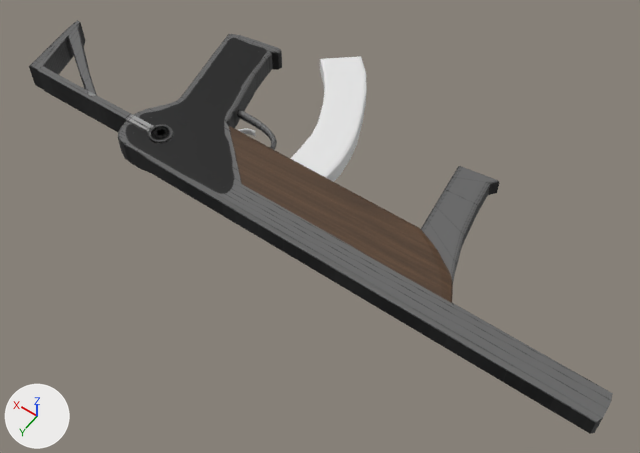
The Blender file Assault Rifle/assault_rifle.blend as it was, and as the next commit left it.
One viewpoint serves both versions: a camera (50 mm lens) standing at (-4.91, 6.93, 9.42) and looking at (-0.32, 0.49, -0.69). The axes (+X, +Y, +Z) are drawn at lower left. The lights are the same throughout.

In view in the first picture: 'Clip', 'Gun'.
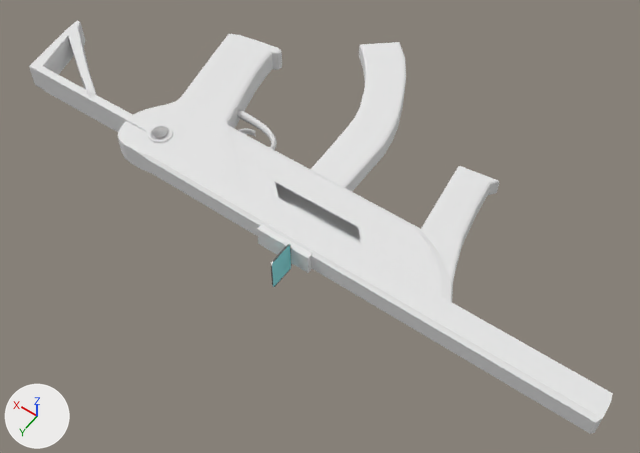
The newer file is also turned or shifted as a whole; pictures and numbers use the older file's frame.

Boxes [x1, y1, x2, y2] around the edits, measured in the pictures (640 x 453 px):
'Clip', reshaped: before [290, 56, 367, 182]; after [311, 42, 406, 191]
'Sight', added: after [257, 224, 312, 287]
'Plane', added (cyan): after [272, 245, 291, 287]
part 2 of me_cube_002, added: after [237, 139, 451, 302]
part 3 of me_cube_002, added: after [151, 152, 611, 434]
part 4 of me_cube_002, recoloured (grey to white): [29, 21, 613, 433] in both

What changed in the scene script:
```text
Add mat_gun_mag:
    mat_gun_mag = diffuse_material('gun mag')
    mat_gun_mag.base_color = (0.8, 0.8, 0.8)  # white #e7e7e7
Add mat_sight_screen:
    mat_sight_screen = diffuse_material('sight screen')
    mat_sight_screen.base_color = (0.281, 0.755, 0.774)  # cyan #90e1e4
Change me_cube_003:
    used by ob_clip; location = (0.06, 0.83, 0.0); scale = (0.303, 0.303, 0.15)
    remove me_cube_003.from_pydata(...)  # 176 vertices, 166 faces; spans x -1.11..3.88, y -9.67..0.74, z -1.0..1.0
    add me_cube_003.from_pydata(...)  # 176 vertices, 164 faces; spans x -2.15..2.79, y -11.68..-1.44, z -1.02..1.18
    me_cube_003 part 1: 176 vertices removed from x -1.11..3.88, y -9.67..0.74, z -1.0..1.0; 176 vertices added at x -2.15..2.79, y -11.68..-1.44, z -1.02..1.18
    add me_cube_003.materials.append(mat_gun_mag)  # white #e7e7e7
Change me_cube_002:
    used by ob_gun; location = (0.0, 0.0, 0.0)
    remove me_cube_002.from_pydata(...)  # 1622 vertices, 1584 faces; spans x -4.91..4.89, y -1.46..1.5, z -0.22..0.22
    add me_cube_002.from_pydata(...)  # 1776 vertices, 1694 faces, 10 loose edges; spans x -4.91..4.89, y -1.46..1.5, z -0.22..0.22
    me_cube_002 part 2: 82 vertices added at x -2.52..0.75, y 0.28..1.07, z -0.15..0.17
    me_cube_002 part 3: 72 vertices added at x -4.91..-4.9, y 1.17..1.43, z -0.19..0.19
    me_cube_002 part 4: 1538 faces spanning x -4.91..4.89, y -1.46..1.5, z -0.22..0.22 switch from mat_map_assault_rifle_png (picture img_map_assault_rifle_png) to no material
Add me_cube_006:
    me_cube_006.from_pydata(...)  # 112 vertices, 62 faces; spans x -1.0..1.0, y -1.0..9.0, z -1.67..1.67
Add me_plane:
    me_plane.from_pydata(...)  # 16177 vertices, 15921 faces; spans x -0.97..1.0, y -1.0..1.0, z 0.0
    me_plane.polygons.foreach_set('use_smooth', [True] * 15921)
    me_plane.materials.append(mat_sight_screen)  # cyan #90e1e4
Add ob_sight:
    ob_sight = bpy.data.objects.new('Sight', me_cube_006)
    ob_sight.location = (-0.47, 1.5, 0.0)
    ob_sight.scale = (0.415, 0.05, 0.165)
Add ob_plane:
    ob_plane = bpy.data.objects.new('Plane', me_plane)
    ob_plane.location = (-0.6, 1.75, 0.0)
    ob_plane.rotation_euler = (-1.571, 0.0, -1.571)  # degrees (-90, 0, -90)
    ob_plane.scale = (0.205, 0.274, 0.284)
```
